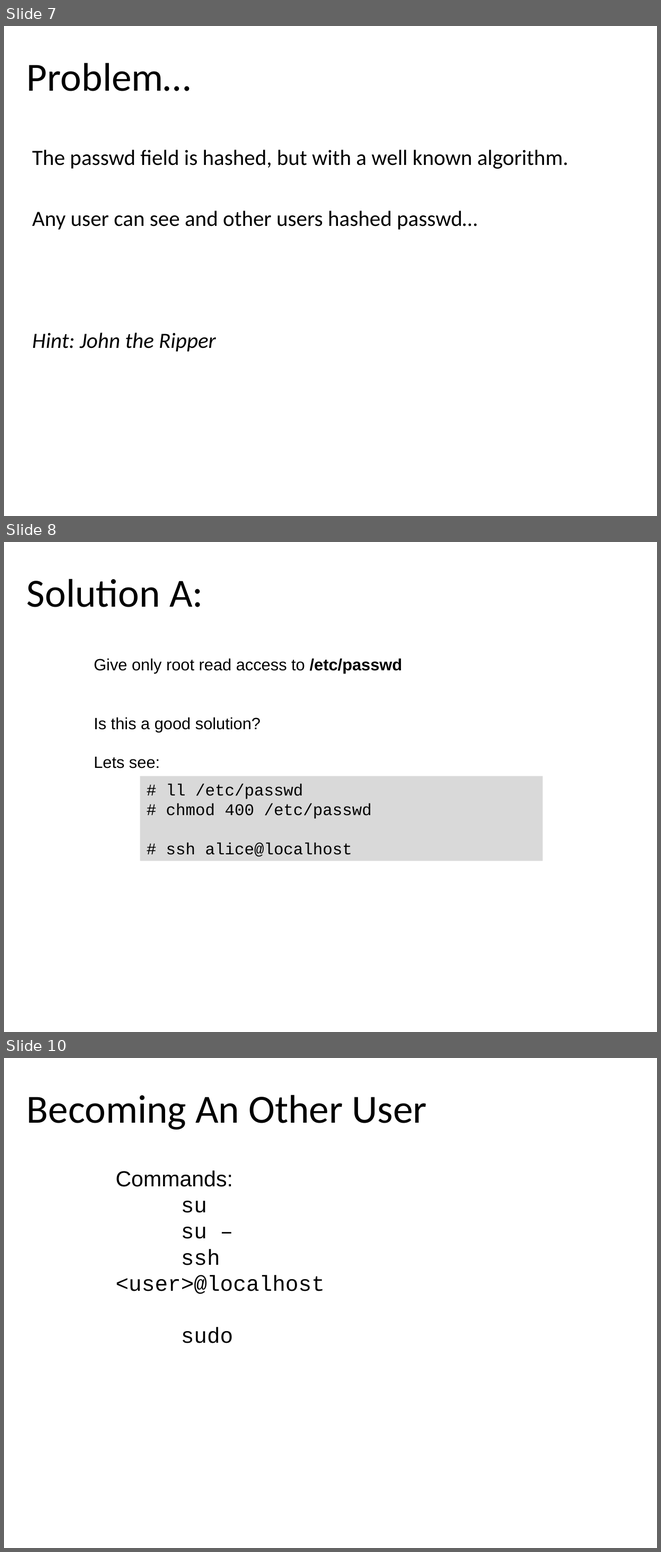
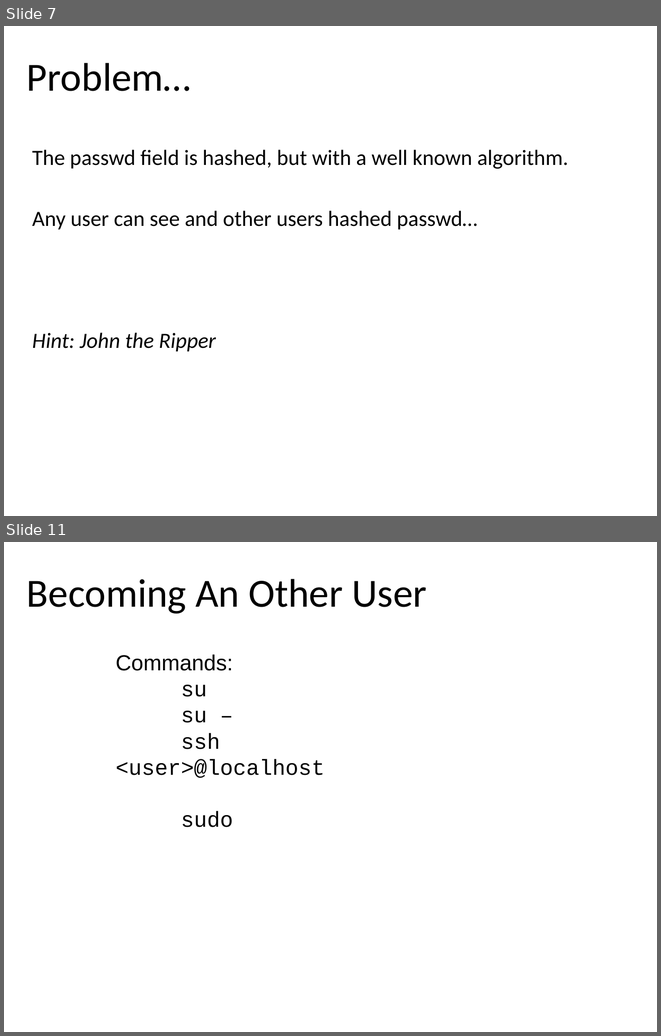
Before and after one commit to profjamesmohawk/LinAdmin, a slide deck: UsersAndGroups/UsersAndGroups.odp. Shown one above the other, each under a label of ours: slides 7, 8 and 10 before the commit, slides 7 and 11 after it; the slides between them are not shown. The pictures are 661x1552 and 661x1036 pixels, drawn with LibreOffice and Linux fonts; fonts in the diff are those of the drawing; background and template pictures are left out. Boxes give left, top, right and bottom in pixels: in the first picture for what was removed or moved away, otherwise in the second. Text is boxed around its words. In the diff, an @@ line names an element or a change of style, - is before the commit and + after.

```diff
--- a/UsersAndGroups/UsersAndGroups.odp
+++ b/UsersAndGroups/UsersAndGroups.odp
@@ slide 8 removed at bbox=[4, 542, 657, 1032], background #FFFFFF @@
@@ title removed at bbox=[27, 579, 203, 607] @@
-Solution A:
@@ text removed at bbox=[94, 658, 402, 768] @@
-Give only root read access to /etc/passwd
-Is this a good solution?
-Lets see:
@@ rectangle removed at bbox=[140, 776, 542, 861] @@
-# ll /etc/passwd
-# chmod 400 /etc/passwd
-# ssh alice@localhost
@@ what was slide 10 is now slide 11 @@
```
Also in this commit, not shown: 1 slide changed, 2 slides added, 3 other files.
